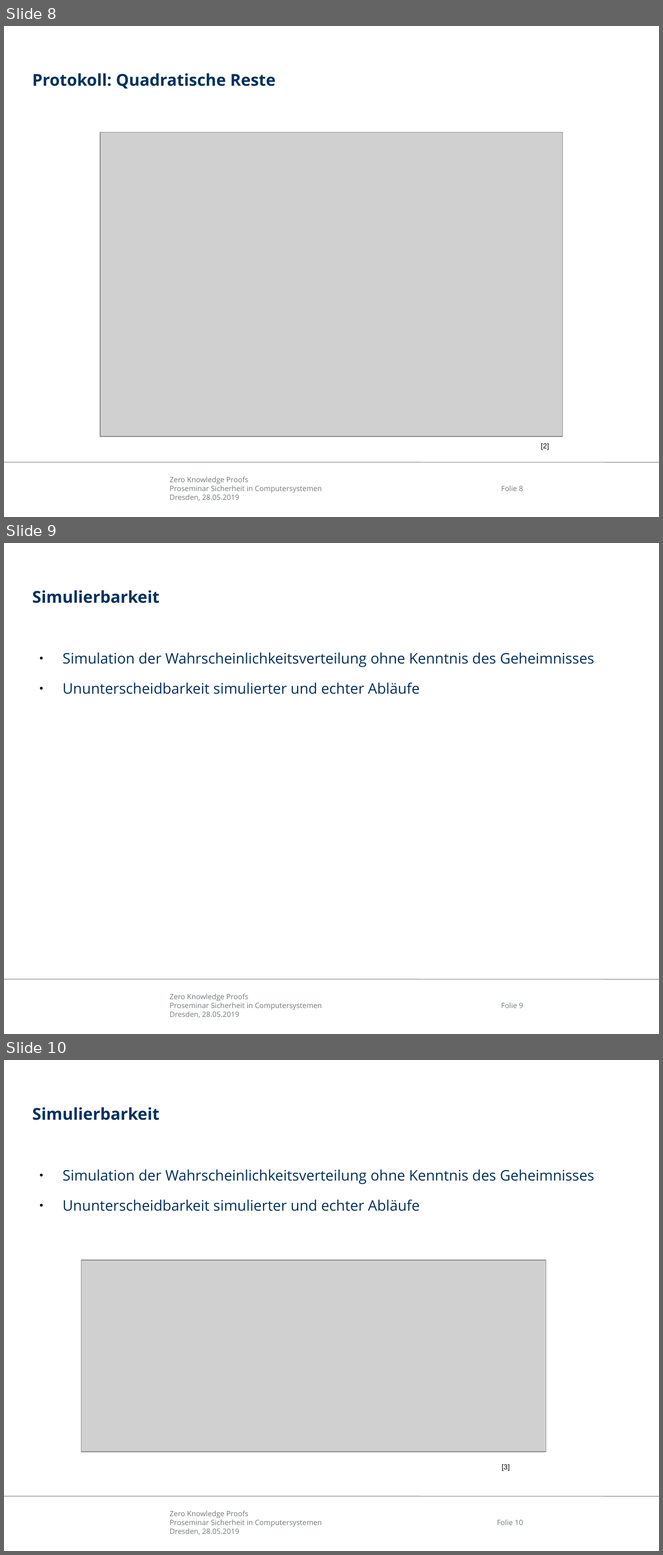
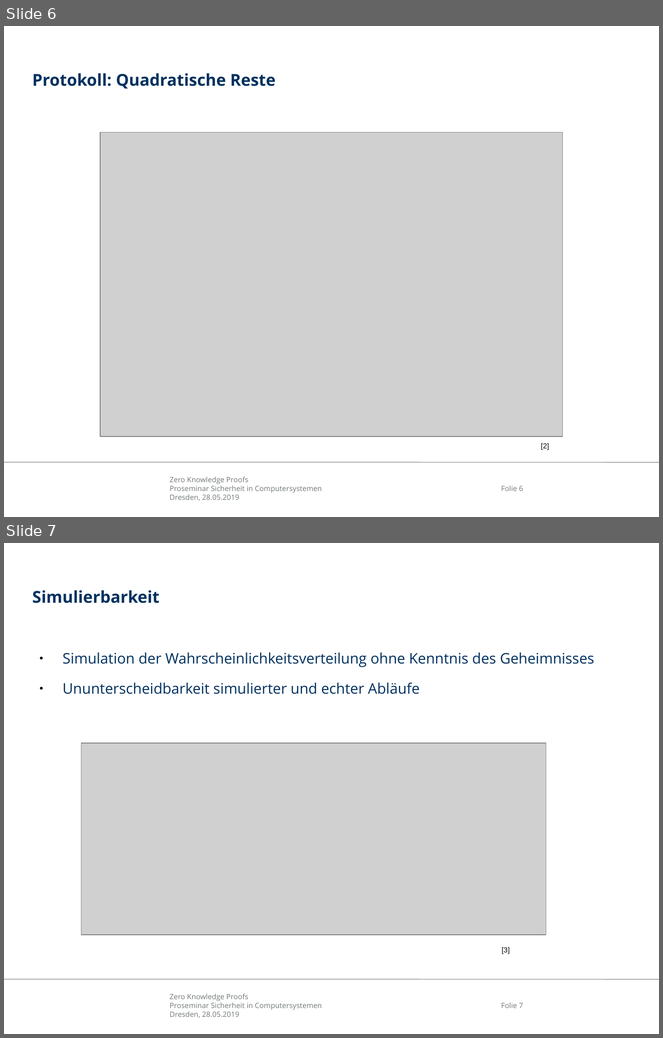
Before and after one commit to mostermann96/Presentations, a slide deck: Zero-Knowledge Proofs/Präsentation/ZKP.odp. Shown one above the other, each under a label of ours: slides 8, 9 and 10 before the commit, slides 6 and 7 after it. The pictures are 663x1555 and 663x1038 pixels, drawn with LibreOffice and Linux fonts; fonts in the diff are those of the drawing; grey boxes stand for pictures; background and template pictures are left out. Boxes give left, top, right and bottom in pixels: in the first picture for what was removed or moved away, otherwise in the second. Text is boxed around its words. In the diff, an @@ line names an element or a change of style, - is before the commit and + after.

```diff
--- a/Zero-Knowledge Proofs/Präsentation/ZKP.odp
+++ b/Zero-Knowledge Proofs/Präsentation/ZKP.odp
@@ slide 9 removed at (4, 543, 659, 1034), background #FFFFFF; not listed: 3 template elements that a slide beside it also shows @@
@@ title removed at (32, 590, 159, 603) @@
-Simulierbarkeit
@@ text removed at (63, 652, 595, 694) @@
-● Simulation der Wahrscheinlichkeitsverteilung ohne Kenntnis des Geheimnisses
-● Ununterscheidbarkeit simulierter und echter Abläufe
@@ what was slide 8 is now slide 6 @@
@@ what was slide 10 is now slide 7 @@
@@ page number at (501, 1003, 523, 1008): text changed @@
-Folie 10
+Folie 7
```
Also in this commit, not shown: 1 slide changed, 2 other slides removed, 1 other file.
